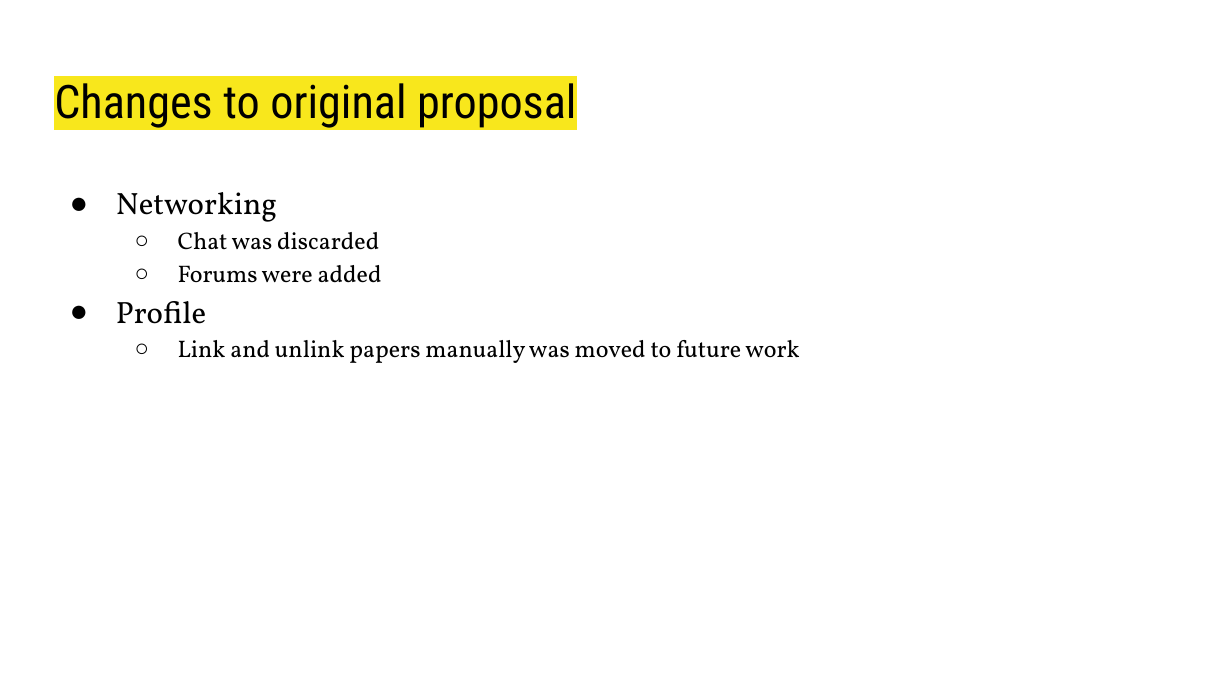
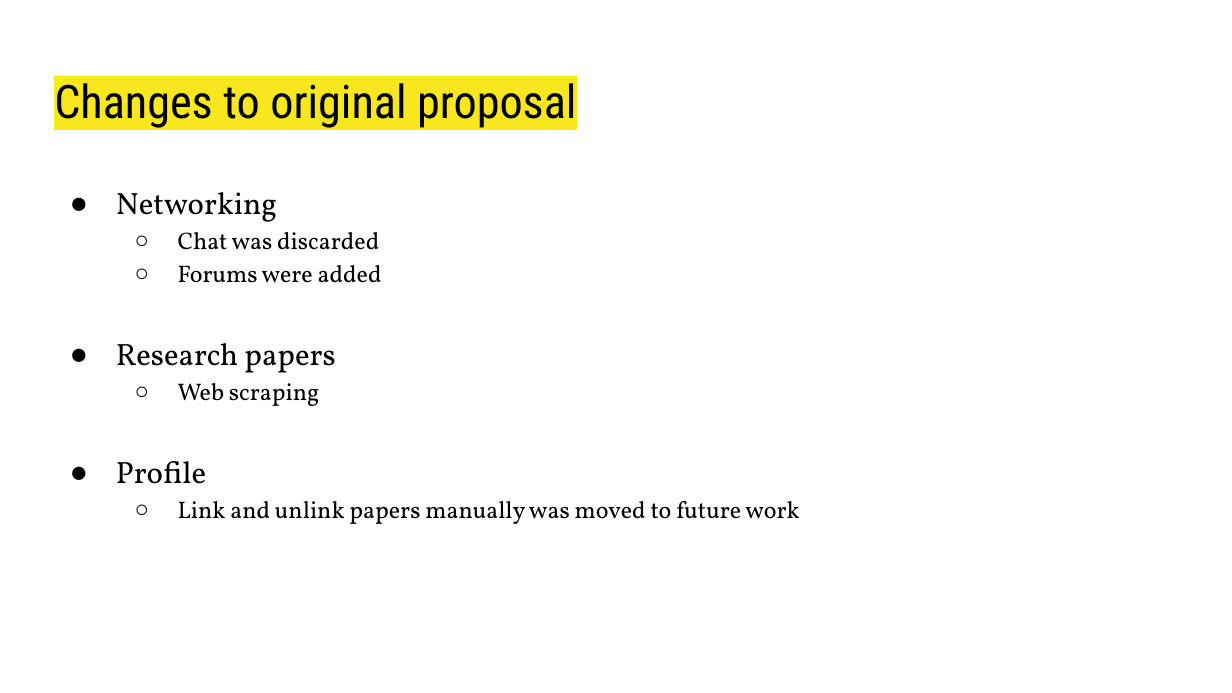
Before and after one commit to SnapPapers/Engineering-and-Humanities-SIG, a slide deck: slide 4 of Designing/Demonstrations and presentations for client/2024-04-12 Website demonstration.pptx. Drawn at 1232x693 pixels with LibreOffice and Linux fonts; fonts in the diff are those of the drawing. Boxes give left, top, right and bottom in pixels: in the first picture for what was removed or moved away, otherwise in the second. Text is boxed around its words. In the diff, an @@ line names an element or a change of style, - is before the commit and + after.

```diff
--- a/Designing/Demonstrations and presentations for client/2024-04-12 Website demonstration.pptx
+++ b/Designing/Demonstrations and presentations for client/2024-04-12 Website demonstration.pptx
@@ text at box(116, 343, 335, 406): paragraphs added @@
+● Research papers
+  ○ Web scraping
```
Also in this commit, not shown: 3 other slides changed.
